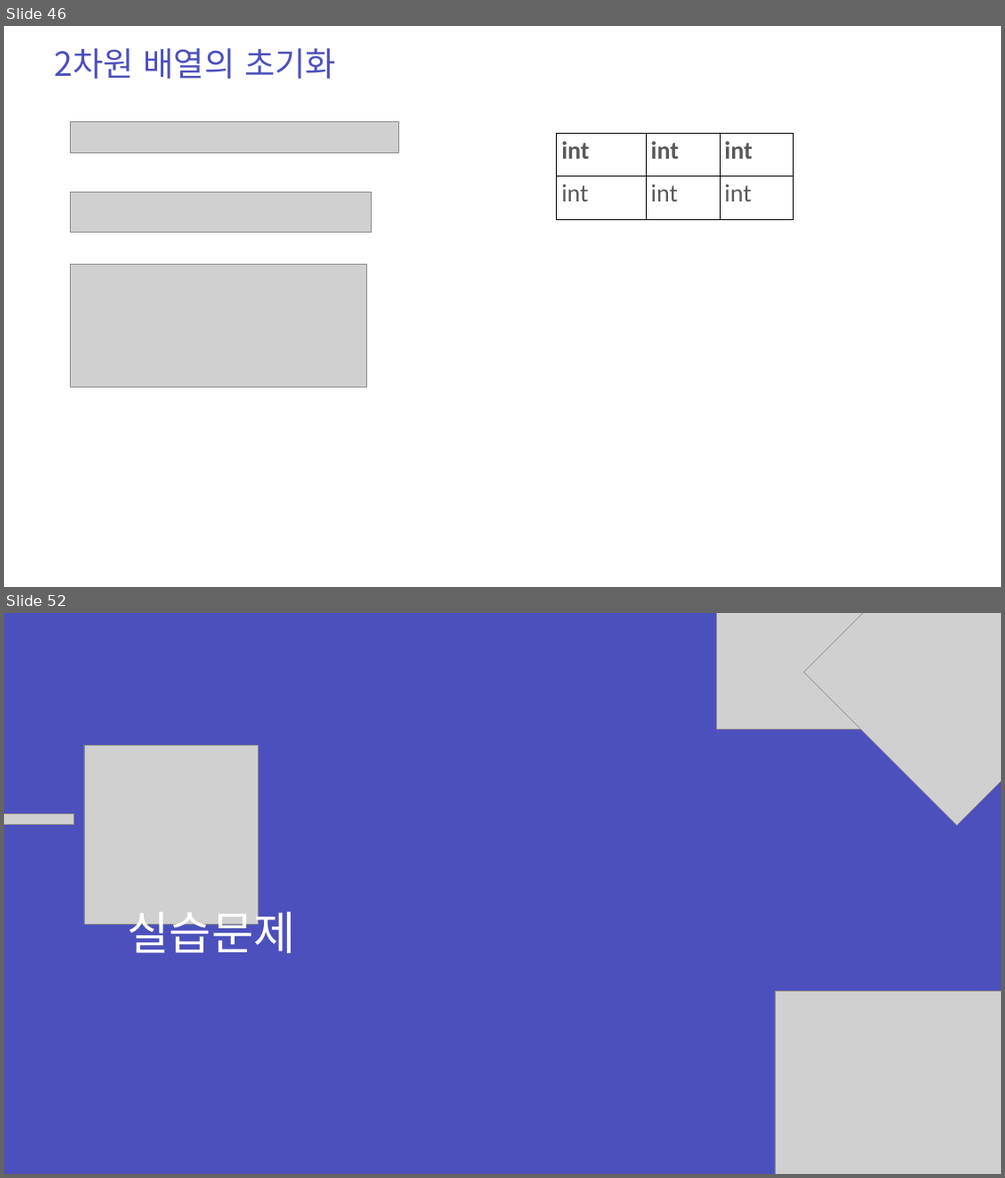
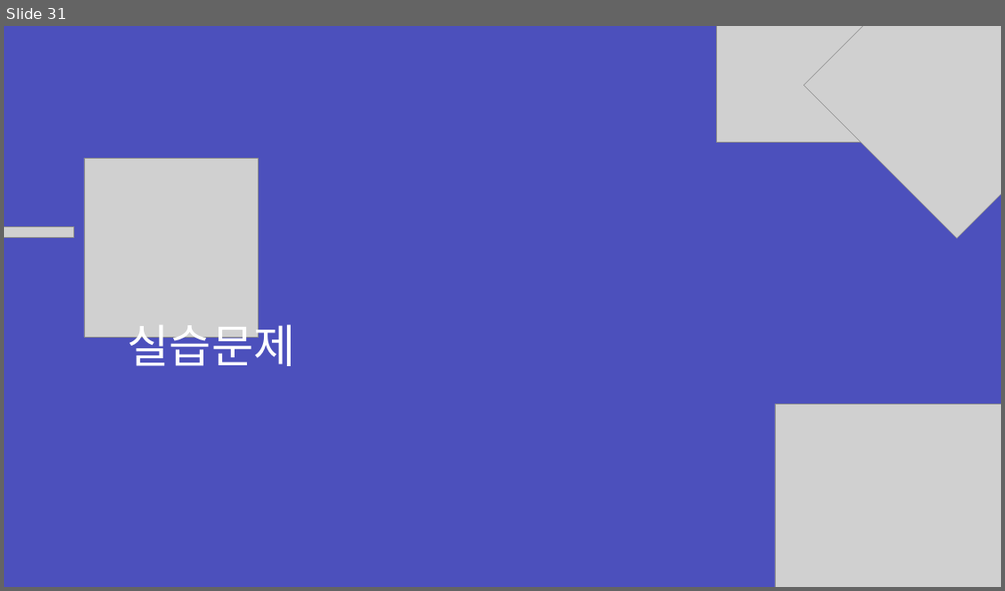
Before and after one commit to zest132/JavaLecture, a slide deck: JavaLecture/LectureFile/java 6강.pptx. Shown one above the other, each under a label of ours: slides 46 and 52 before the commit, slide 31 after it; the slides between them are not shown. The pictures are 1005x1178 and 1005x591 pixels, drawn with LibreOffice and Linux fonts; fonts in the diff are those of the drawing; grey boxes stand for pictures. Boxes give left, top, right and bottom in pixels: in the first picture for what was removed or moved away, otherwise in the second. Text is boxed around its words. In the diff, an @@ line names an element or a change of style, - is before the commit and + after.

```diff
--- a/JavaLecture/LectureFile/java 6강.pptx
+++ b/JavaLecture/LectureFile/java 6강.pptx
@@ slide 46 removed at box(4, 26, 1001, 587), background #FFFFFF @@
@@ text removed at box(55, 48, 336, 79) @@
-2차원 배열의 초기화
@@ picture removed at box(70, 122, 399, 152) @@
@@ table removed at box(556, 133, 793, 219), 2 rows, 3 columns @@
-int | int | int
-int | int | int
@@ picture removed at box(70, 192, 372, 232) @@
@@ picture removed at box(70, 265, 367, 386) @@
@@ what was slide 52 is now slide 31 @@
```
Also in this commit, not shown: 3 slides changed, 6 slides added, 26 other slides removed, 3 other files.
